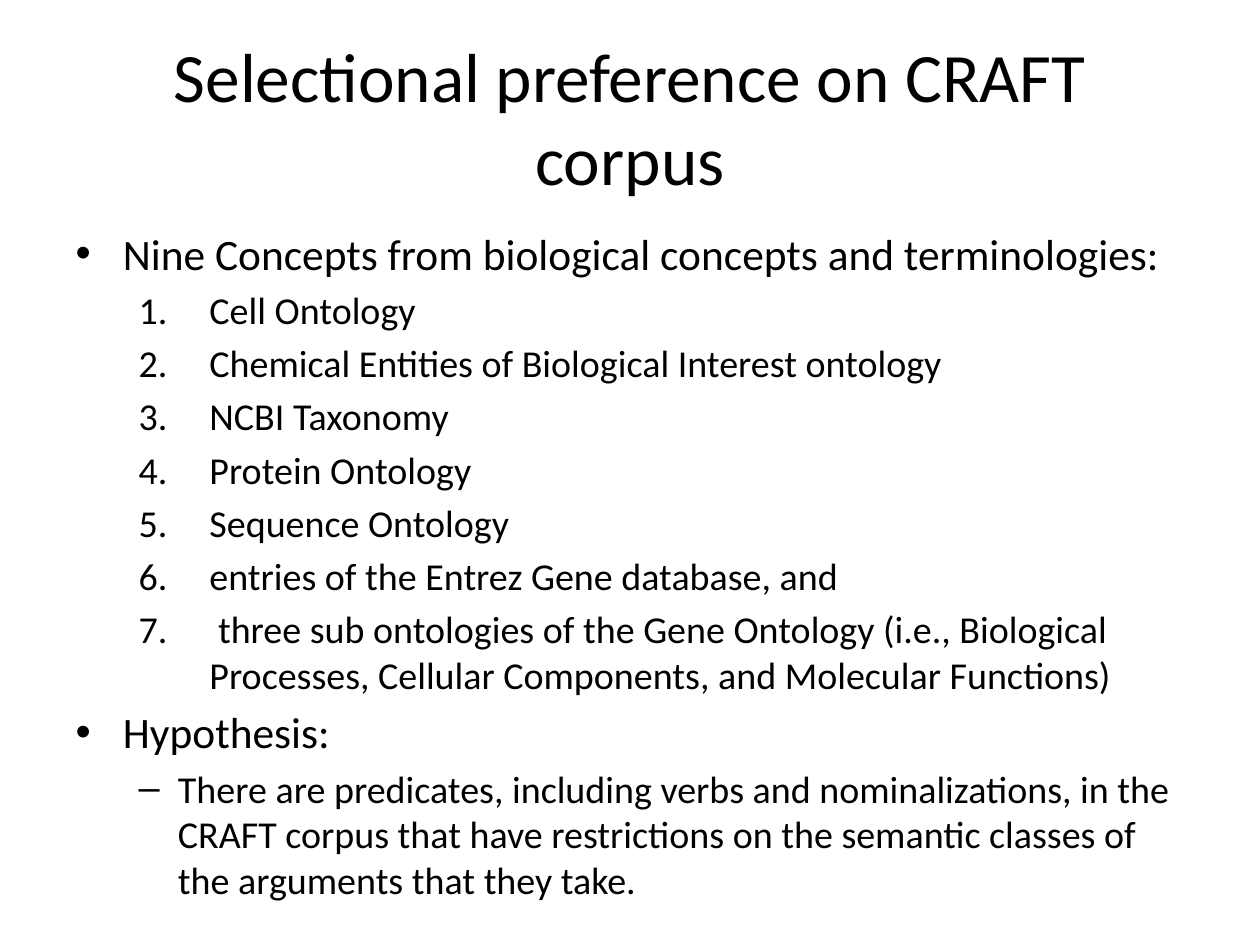
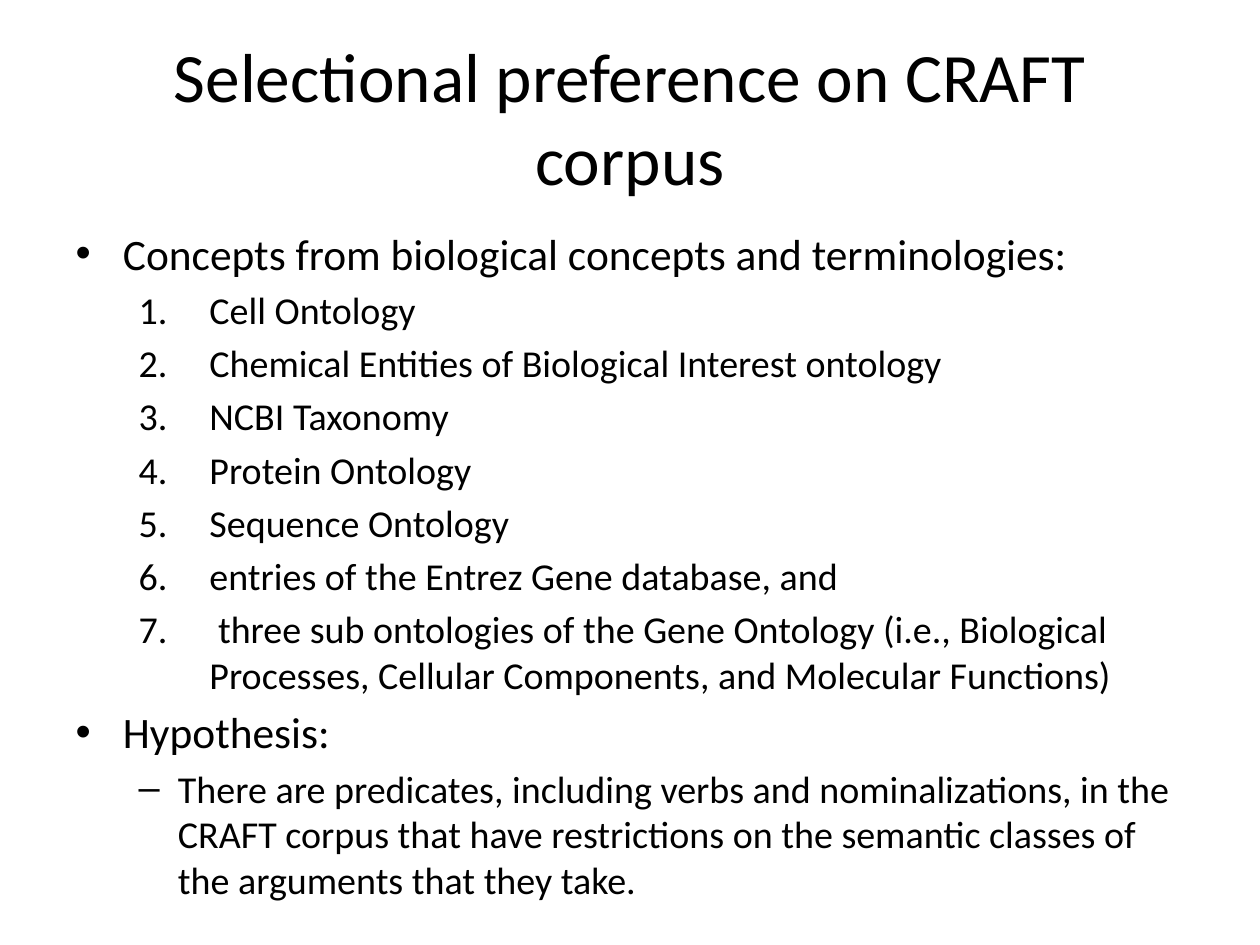
Before and after one commit to UCDenver-ccp/selectional-preference, a slide deck: slide 11 of selectionPreferenceStrengthImplementation.pptx (slide 5 before the commit). Drawn at 1260x945 pixels with LibreOffice and Linux fonts; fonts in the diff are those of the drawing. Boxes give left, top, right and bottom in pixels: in the first picture for what was removed or moved away, otherwise in the second. Text is boxed around its words. In the diff, an @@ line names an element or a change of style, - is before the commit and + after.

```diff
--- a/selectionPreferenceStrengthImplementation.pptx
+++ b/selectionPreferenceStrengthImplementation.pptx
@@ text at bbox=[123, 240, 1066, 278]: text changed @@
-• Nine Concepts from biological concepts and terminologies:
+• Concepts from biological concepts and terminologies:
```
Also in this commit, not shown: 8 other slides changed, 2 slides added, 6 slides removed, 2 other files.
